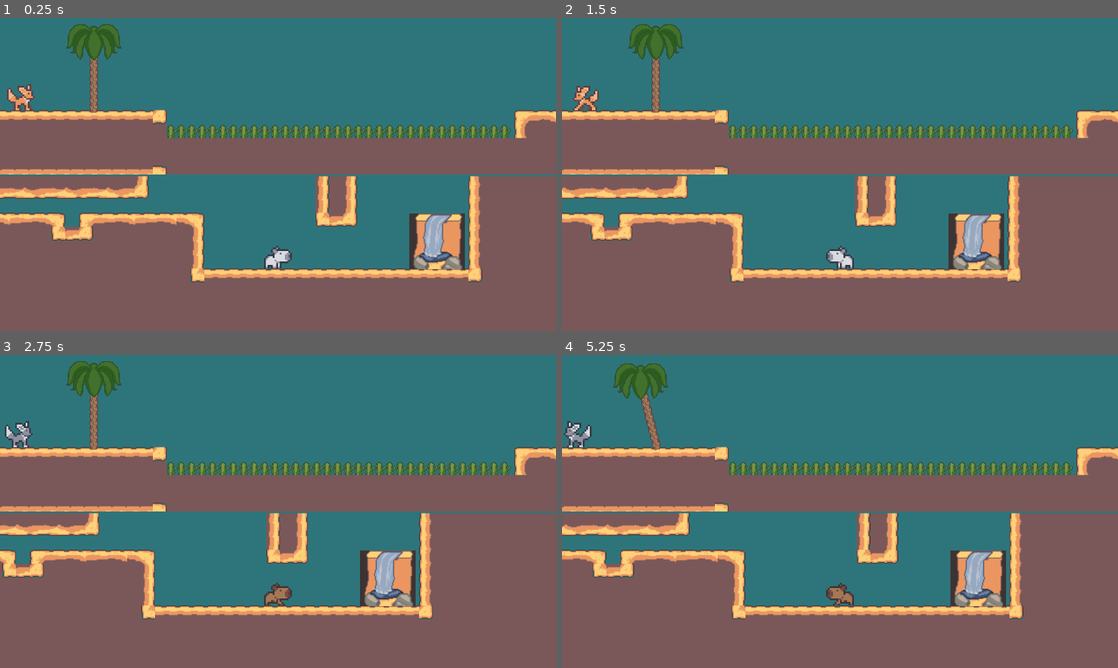
Above: before the commit, frames 1-4 (two rows, left to right).
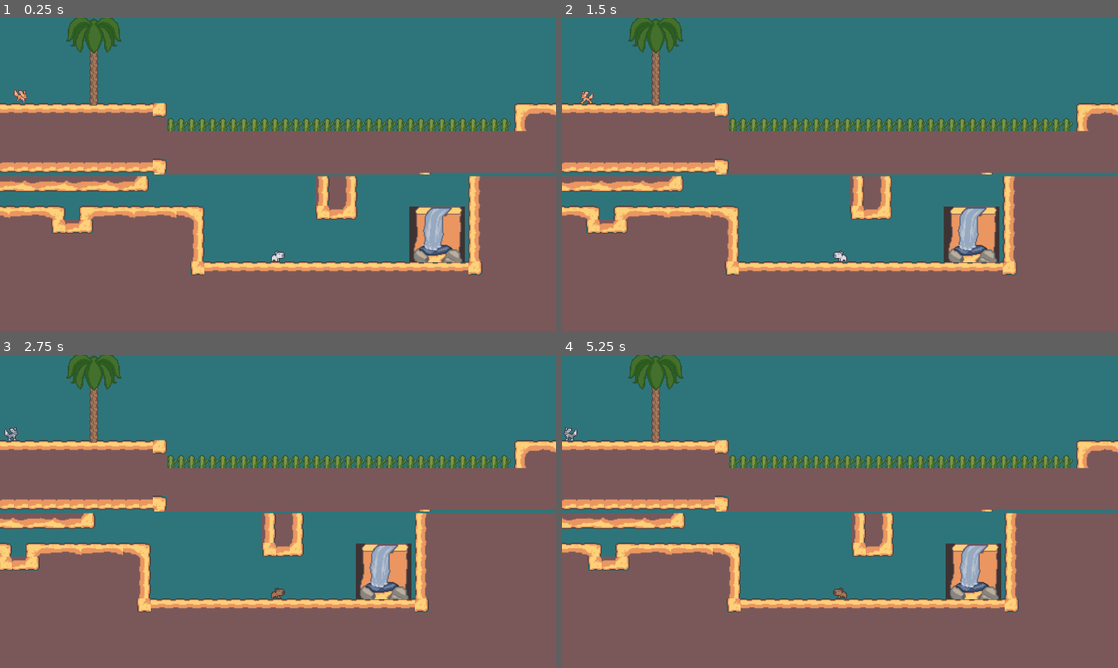
Above: after the commit, the same moments.

Repository: lhoffl/gmtk2024
Game: Godot game, scene res://transference/world/World2.tscn
Same seed, same stepped clock (60 frames per second), same inputs: the game is played once before the commit and once after it.
Inputs:
- Up to frame 1 (0.25 s): no input
- Up to frame 2 (1.5 s): tap Enter at 0.5 s; hold D (player1_right) 0.53-1.28 s; tap Tab (swapBuddies) at 0.6, 1.35 s; tap Space (player1_jump) at 0.77 s; hold A (player1_left) from 1.28 s (still down)
- Up to frame 3 (2.75 s): tap Space (player1_jump) at 1.52 s; release A (player1_left) at 2.03 s; hold D (player1_right) from 2.03 s (still down); tap Tab (swapBuddies) at 2.1 s
- Up to frame 4 (5.25 s): tap Tab (swapBuddies) every 0.75 s from 2.85 to 5.1 s; tap Space (player1_jump) at 3.02, 3.77, 4.52 s; release D (player1_right) at 3.53 s; hold A (player1_left) from 3.53 s (still down)

The runs differ from the first frame. In frame 1, 15% of the frame differs, in the area x 0-100%, y 0-85%; in frame 2, 17%; in frame 3, 16%; in frame 4, 17%.

Commit message:
sprite sizes

Diff:
--- a/transference/characters/players/player.tscn
+++ b/transference/characters/players/player.tscn
@@ -6,16 +6,20 @@
 [ext_resource type="Texture2D" uid="uid://c2xr3v201piy5" path="res://transference/characters/players/sprites/fox1.png" id="2_ulms0"]
 [ext_resource type="Texture2D" uid="uid://bk3b08mttnyma" path="res://transference/characters/players/sprites/capy1.png" id="3_5iv4m"]
 [ext_resource type="Texture2D" uid="uid://ddsf77pc563rp" path="res://transference/characters/players/sprites/fox2.png" id="3_6ww8j"]
+[ext_resource type="Texture2D" uid="uid://j3rcdyu0q03j" path="res://transference/characters/players/sprites/capy_32.png" id="4_a33fm"]
 [ext_resource type="Texture2D" uid="uid://cso15vgaycfme" path="res://transference/characters/players/sprites/capy5.png" id="4_fv75c"]
+[ext_resource type="Texture2D" uid="uid://ct12xm0hqyl75" path="res://transference/characters/players/sprites/capy_64.png" id="4_h5qdw"]
 [ext_resource type="Texture2D" uid="uid://dbifw1ckrjovb" path="res://transference/characters/players/sprites/capy2.png" id="4_lg05m"]
 [ext_resource type="Texture2D" uid="uid://dfw332cpftixw" path="res://transference/characters/players/sprites/fox3.png" id="4_o7048"]
 [ext_resource type="Texture2D" uid="uid://jgmhtpj6ckvh" path="res://transference/characters/players/sprites/fox4.png" id="4_t2q0p"]
+[ext_resource type="Texture2D" uid="uid://bq0vbj2ep1aqx" path="res://transference/characters/players/sprites/capy_tiny1.png" id="5_gb8c8"]
 [ext_resource type="Texture2D" uid="uid://yywxxtho6fda" path="res://transference/characters/players/sprites/capy4.png" id="5_i43kj"]
 [ext_resource type="Texture2D" uid="uid://dp5aj603l5ncc" path="res://transference/characters/players/sprites/capy3.png" id="5_kcv5g"]
+[ext_resource type="Texture2D" uid="uid://d2wyycolcx5nc" path="res://transference/characters/players/sprites/capy_8.png" id="6_lxjni"]
 [ext_resource type="Texture2D" uid="uid://b32qkllytcwbs" path="res://transference/characters/players/sprites/fox5.png" id="6_pybmm"]
 
 [sub_resource type="RectangleShape2D" id="RectangleShape2D_mj1pj"]
-size = Vector2(15, 12)
+size = Vector2(16, 14.125)
 
 [sub_resource type="SpriteFrames" id="SpriteFrames_jfxdo"]
 animations = [{
@@ -33,6 +37,38 @@
 }],
 "loop": true,
 "name": &"fall_p2",
+"speed": 5.0
+}, {
+"frames": [{
+"duration": 1.0,
+"texture": ExtResource("4_a33fm")
+}],
+"loop": true,
+"name": &"idle32_p2",
+"speed": 5.0
+}, {
+"frames": [{
+"duration": 1.0,
+"texture": ExtResource("5_gb8c8")
+}],
+"loop": true,
+"name": &"idle4_p2",
+"speed": 5.0
+}, {
+"frames": [{
+"duration": 1.0,
+"texture": ExtResource("4_h5qdw")
+}],
+"loop": true,
+"name": &"idle64_p2",
+"speed": 5.0
+}, {
+"frames": [{
+"duration": 1.0,
+"texture": ExtResource("6_lxjni")
+}],
+"loop": true,
+"name": &"idle8_p2",
 "speed": 5.0
 }, {
 "frames": [{
@@ -118,15 +154,13 @@
 collision_layer = 3
 
 [node name="CollisionShape2D" type="CollisionShape2D" parent="CharacterBody2D"]
-position = Vector2(-1, 4)
-scale = Vector2(2, 2)
+position = Vector2(0, 1.0625)
 shape = SubResource("RectangleShape2D_mj1pj")
 
 [node name="AnimatedSprite2D" type="AnimatedSprite2D" parent="CharacterBody2D"]
 texture_filter = 1
-scale = Vector2(2, 2)
 sprite_frames = SubResource("SpriteFrames_jfxdo")
-animation = &"fall_p1"
+animation = &"idle_p2"
 
 [node name="RayCast2D_Up" type="RayCast2D" parent="CharacterBody2D"]
 target_position = Vector2(0, -31)
--- a/transference/characters/players/scripts/player.gd
+++ b/transference/characters/players/scripts/player.gd
@@ -118,7 +118,16 @@
 		_animated_sprite.play("walk_p" + str(player_num))
 		_animated_sprite.flip_h = true
 	else:
-		_animated_sprite.play("idle_p" + str(player_num))
+		if mass > 1.7:
+			_animated_sprite.play("idle64_p" + str(player_num))
+		elif mass > 1.3:
+			_animated_sprite.play("idle32_p" + str(player_num))
+		elif mass > 1:
+			_animated_sprite.play("idle_p" + str(player_num))
+		elif mass < 0.5:
+			_animated_sprite.play("idle8_p" + str(player_num))
+		elif mass < 0.3:
+			_animated_sprite.play("idle4_p" + str(player_num))
 
 	if not grounded():
 		if _character_body.velocity.y < 0:
@@ -131,7 +140,7 @@
 	# NOTE: could be fun to change mass in air but it currently allows you to break through the floor so leave disable for now
 	if !grounded() || !buddy.grounded():
 		return
-	mass = clamp((mass + amount), 0.3, 1.9)
+	mass = clamp((mass + amount), 0.5, 2)
 	_character_body.scale = Vector2(mass, mass)
 
 func becomePlayerControlled():
Not shown: 1 places in transference/characters/players/player.tscn that only renumber resources
Binary file changed: transference/characters/players/sprites/capy.aseprite
Binary file added: transference/characters/players/sprites/capy_32.png
Not shown, added: transference/characters/players/sprites/capy_32.png.import
Binary file added: transference/characters/players/sprites/capy_64.png
Not shown, added: transference/characters/players/sprites/capy_64.png.import
Binary file added: transference/characters/players/sprites/capy_8.png
Not shown, added: transference/characters/players/sprites/capy_8.png.import
Binary file changed: transference/environment/Cloud/cloud.aseprite
Binary file added: transference/environment/Cloud/cloud1.png
Not shown, added: transference/environment/Cloud/cloud1.png.import
Binary file added: transference/environment/Cloud/cloud2.png
(and 7 more such lines)
